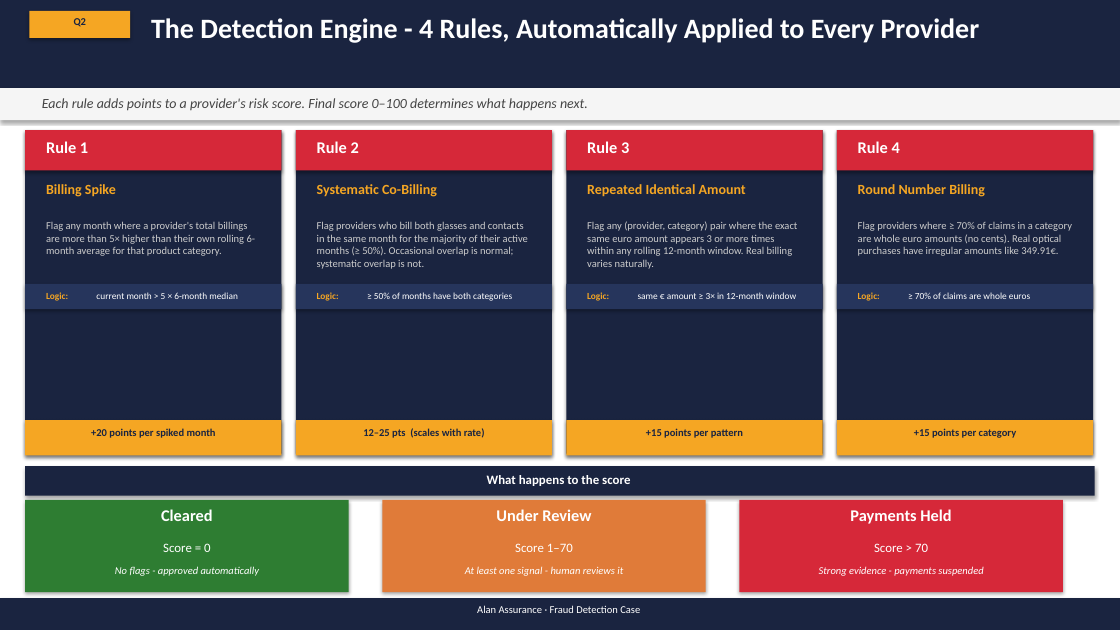
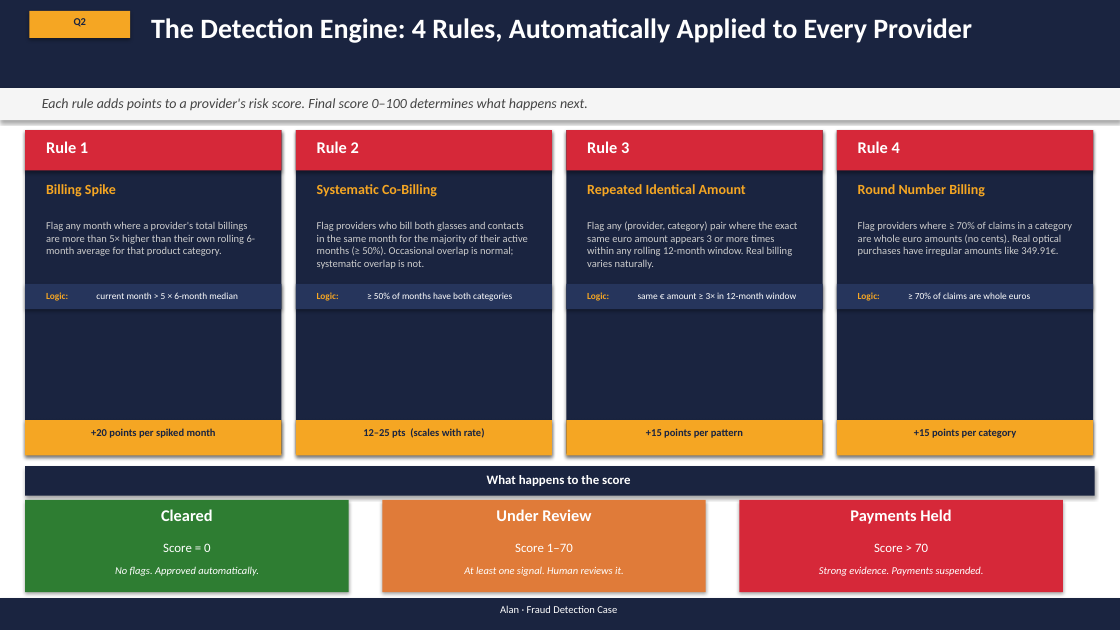
Before and after one commit to MaxwellM34/InsuranceFraudDetection, a slide deck: slide 10 of fraud_ops_presentation_updated.pptx. Drawn at 1120x630 pixels with LibreOffice and Linux fonts; fonts in the diff are those of the drawing. Boxes give left, top, right and bottom in pixels: in the first picture for what was removed or moved away, otherwise in the second. Text is boxed around its words. In the diff, an @@ line names an element or a change of style, - is before the commit and + after.

```diff
--- a/fraud_ops_presentation_updated.pptx
+++ b/fraud_ops_presentation_updated.pptx
@@ text at bbox=[151, 18, 972, 43]: text changed @@
-The Detection Engine - 4 Rules, Automatically Applied to Every Provider
+The Detection Engine: 4 Rules, Automatically Applied to Every Provider
@@ text at bbox=[115, 566, 259, 576]: text changed @@
-No flags - approved automatically
+No flags. Approved automatically.
@@ text at bbox=[464, 566, 624, 576]: text changed @@
-At least one signal - human reviews it
+At least one signal. Human reviews it.
@@ text at bbox=[819, 567, 984, 576]: text changed @@
-Strong evidence - payments suspended
+Strong evidence. Payments suspended.
@@ text at bbox=[500, 605, 617, 613]: text changed @@
-Alan Assurance · Fraud Detection Case
+Alan · Fraud Detection Case
```
Also in this commit, not shown: 12 other slides changed, 1 other file.
